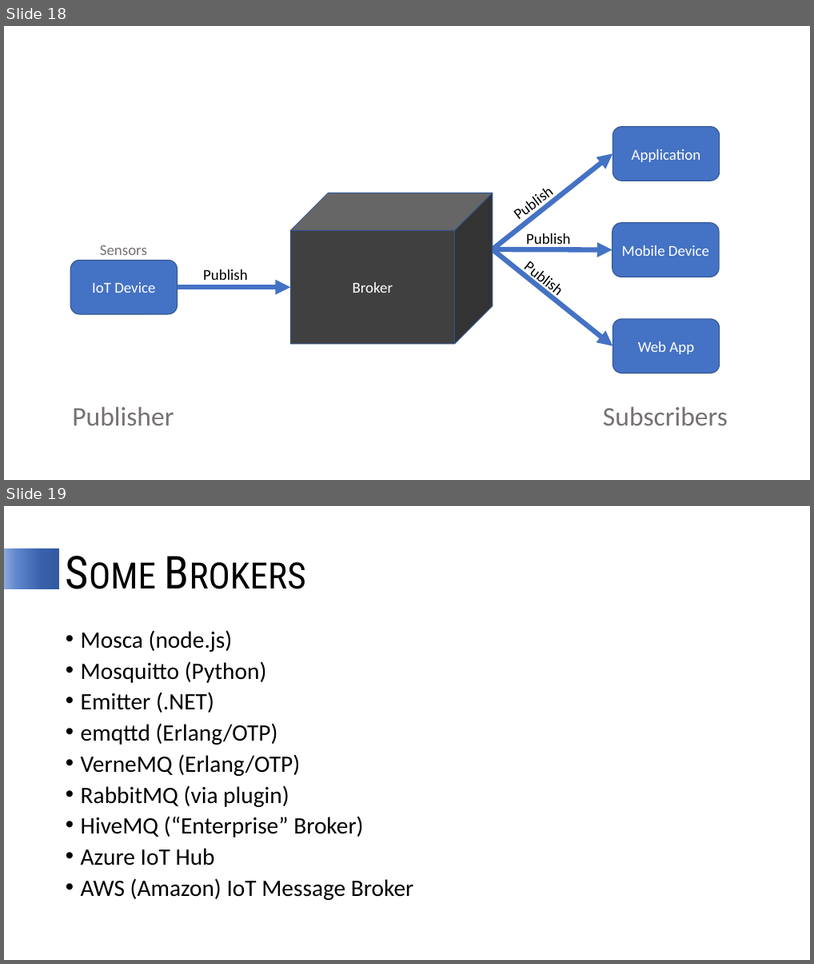
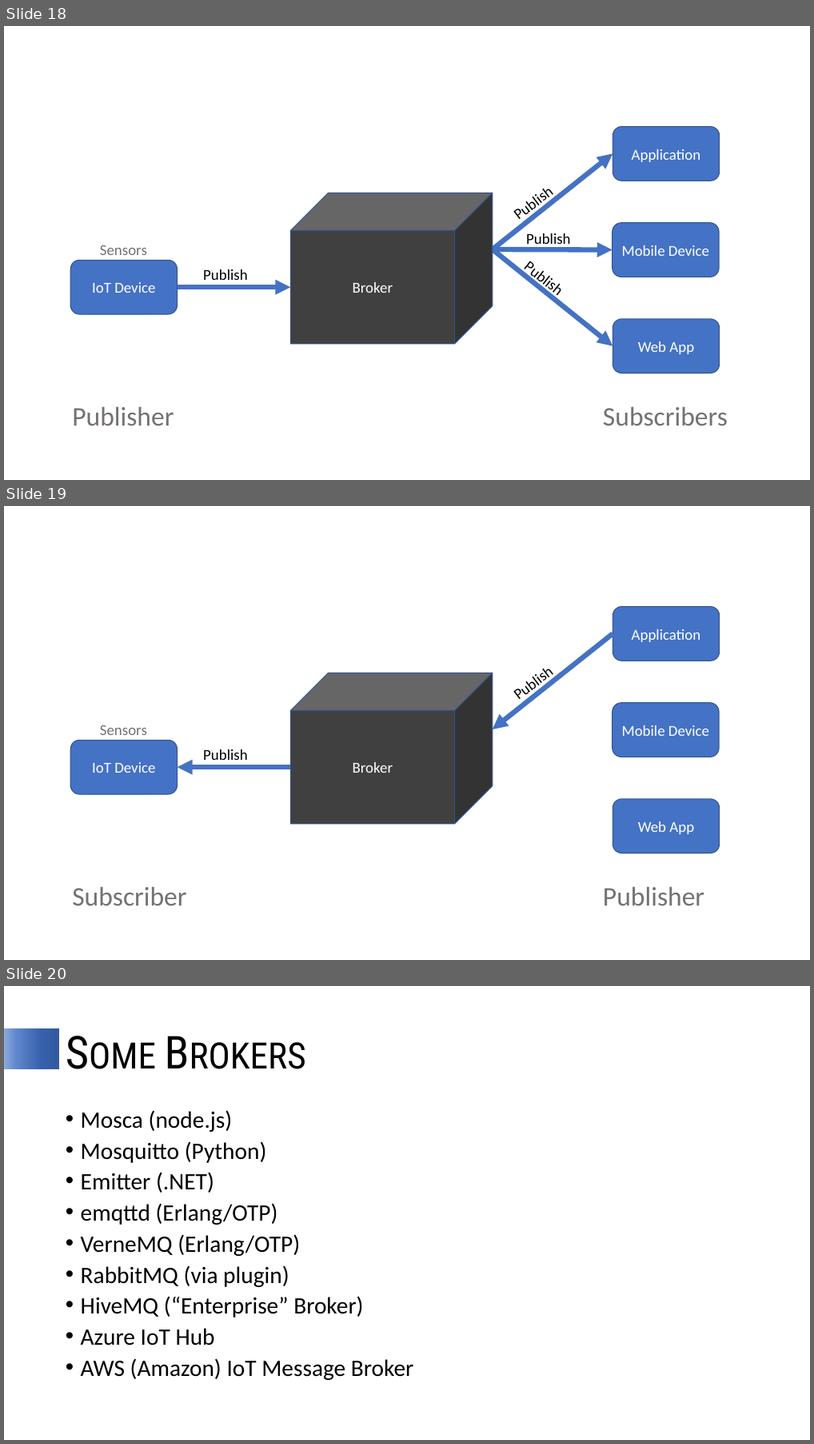
Before and after one commit to jfollas/mqttdemo, a slide deck: LightweightPubSub.pptx. Shown one above the other, each under a label of ours: slides 18 and 19 before the commit, slides 18, 19 and 20 after it. The pictures are 814x964 and 814x1444 pixels, drawn with LibreOffice and Linux fonts; fonts in the diff are those of the drawing. Boxes give left, top, right and bottom in pixels: in the first picture for what was removed or moved away, otherwise in the second. Text is boxed around its words. In the diff, an @@ line names an element or a change of style, - is before the commit and + after.

```diff
--- a/LightweightPubSub.pptx
+++ b/LightweightPubSub.pptx
@@ slide 19 added at <box>4,506,810,960</box>, background #FFFFFF @@
@@ rounded rectangle added at <box>613,607,720,661</box>, fill #4472C4, outline #325491 1 pt, 18 pt, text #FFFFFF @@
+Application
@@ arrow added from (613, 634) to (493, 729), #4472C4 6 pt @@
@@ cube added at <box>290,673,493,824</box>, fill #404040, outline #325491 1 pt, 18 pt, text #FFFFFF @@
+Broker
@@ text added at <box>503,655,564,709</box>, 18 pt, text #000000 @@
+Publish
@@ rounded rectangle added at <box>613,703,719,757</box>, fill #4472C4, outline #325491 1 pt, 18 pt, text #FFFFFF @@
+Mobile Device
@@ rounded rectangle added at <box>70,740,177,795</box>, fill #4472C4, outline #325491 1 pt, 18 pt, text #FFFFFF @@
+IoT Device
@@ text added at <box>100,725,147,735</box>, 18 pt, text #767171 @@
+Sensors
@@ arrow added from (290, 767) to (178, 767), #4472C4 6 pt @@
@@ text added at <box>203,749,248,760</box>, 18 pt, text #000000 @@
+Publish
@@ rounded rectangle added at <box>613,799,720,853</box>, fill #4472C4, outline #325491 1 pt, 18 pt, text #FFFFFF @@
+Web App
@@ text added at <box>72,886,186,905</box>, 32 pt, text #767171 @@
+Subscriber
@@ text added at <box>603,886,705,905</box>, 32 pt, text #767171 @@
+Publisher
@@ what was slide 19 is now slide 20 @@
```
Also in this commit, not shown: 2 slides changed.
